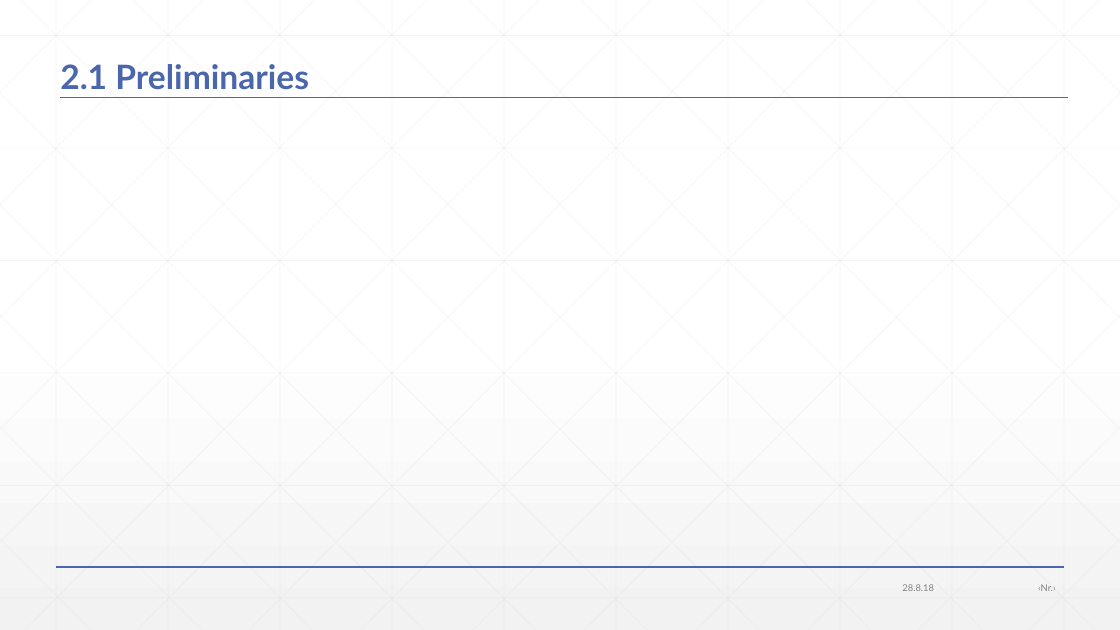
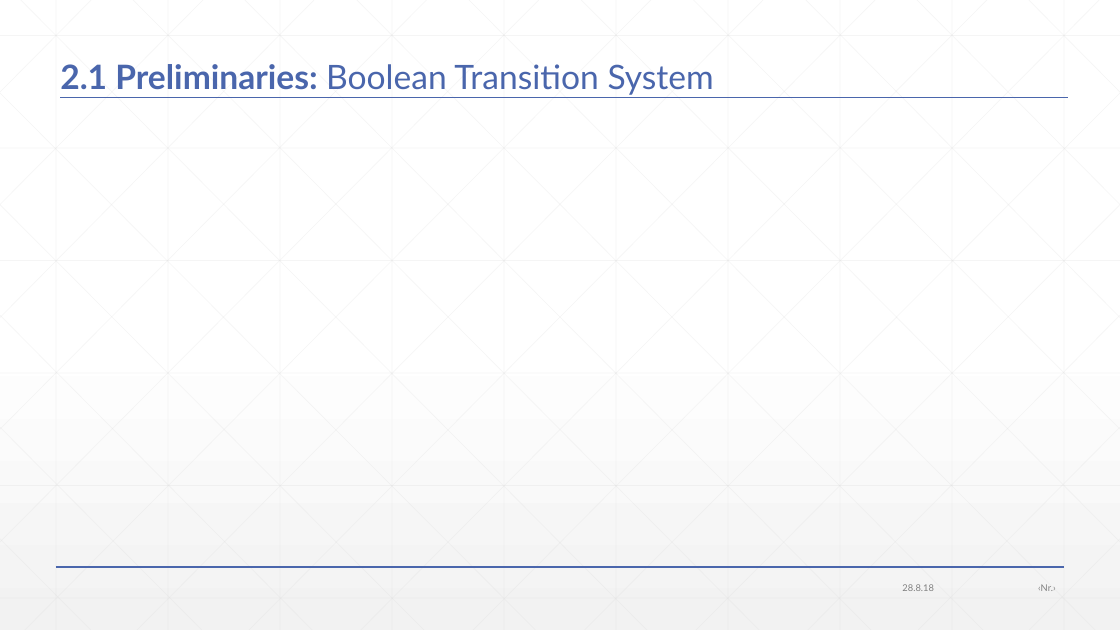
Before and after one commit to JonasWerner/BachelorThesis, a slide deck: slide 7 of Presentation/pdr_presentation.pptx. Drawn at 1120x630 pixels with LibreOffice and Linux fonts; fonts in the diff are those of the drawing; grey boxes stand for pictures. Boxes give left, top, right and bottom in pixels: in the first picture for what was removed or moved away, otherwise in the second. Text is boxed around its words. In the diff, an @@ line names an element or a change of style, - is before the commit and + after.

```diff
--- a/Presentation/pdr_presentation.pptx
+++ b/Presentation/pdr_presentation.pptx
@@ title at box(60, 64, 714, 95): text changed; bold off @@
-2.1 Preliminaries
+2.1 Preliminaries: Boolean Transition System
```
Also in this commit, not shown: 8 other slides changed, 9 slides added, 1 other file.
